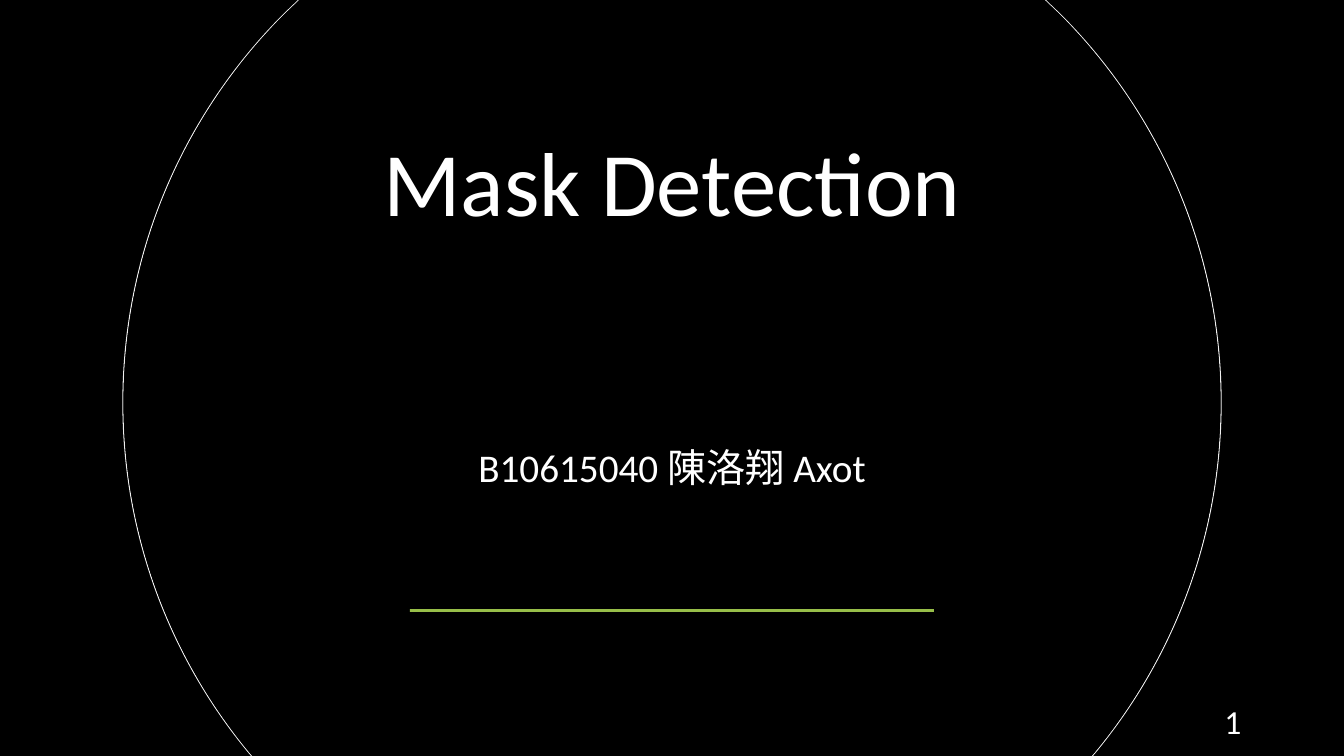
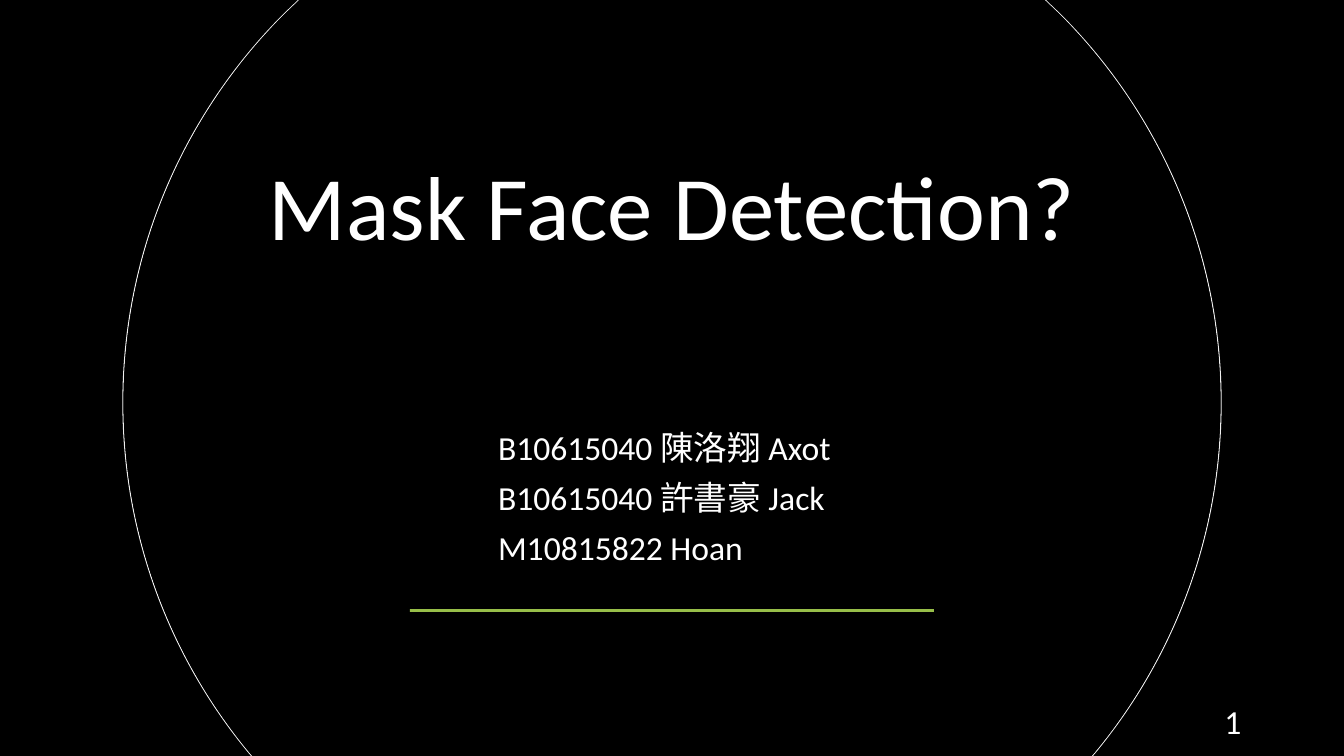
Before and after one commit to AxotZero/NTUSTxIntel--MaskFaceDetection, a slide deck: slide 1 of MaskDetection.pptx. Drawn at 1344x756 pixels with LibreOffice and Linux fonts; fonts in the diff are those of the drawing. Boxes give left, top, right and bottom in pixels: in the first picture for what was removed or moved away, otherwise in the second. Text is boxed around its words. In the diff, an @@ line names an element or a change of style, - is before the commit and + after.

```diff
--- a/MaskDetection.pptx
+++ b/MaskDetection.pptx
@@ title at (269, 177, 1074, 241): text changed @@
-Mask Detection
+Mask Face Detection?
@@ subtitle "B10615040 陳洛翔 Axot": place and size @@
-subtitle "B10615040 陳洛翔 Axot" at (478, 449, 865, 485)
+subtitle "B10615040 陳洛翔 Axot" at (498, 431, 830, 561)
@@ subtitle at (498, 431, 830, 463): size 28 to 24 pt in "B10615040 陳洛翔 Axot"; alignment centre to left @@
@@ subtitle at (498, 481, 824, 561): paragraphs added @@
+B10615040 許書豪 Jack
+M10815822 Hoan
```
Also in this commit, not shown: 18 other slides changed, 8 slides added, 3 slides removed, 46 other files.
